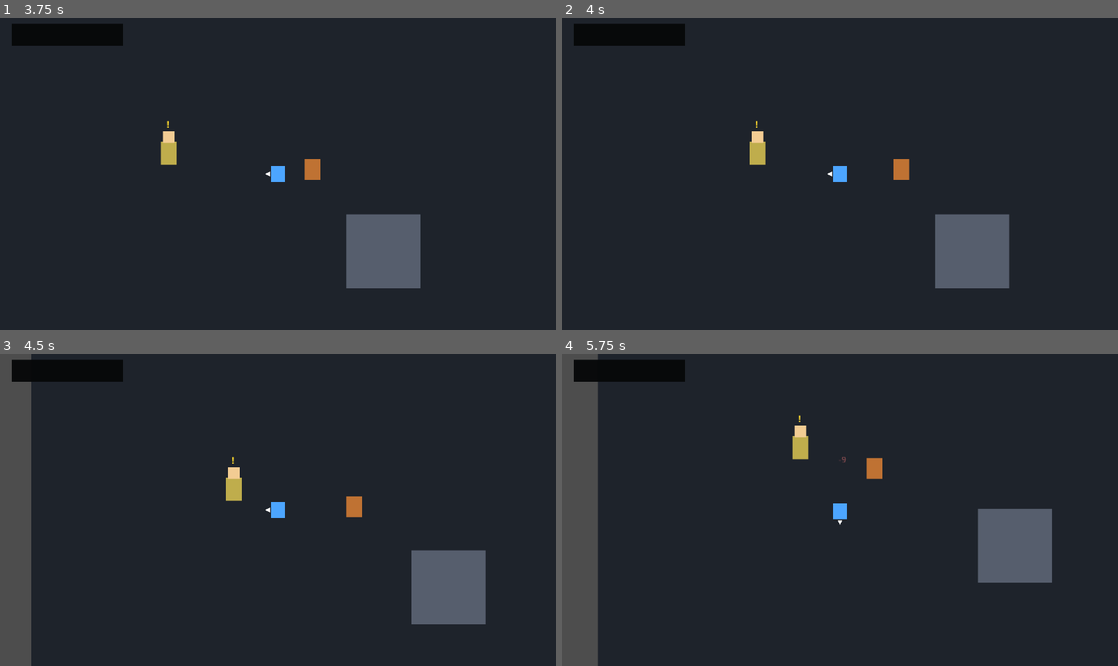
Above: before the commit, frames 1-4 (two rows, left to right).
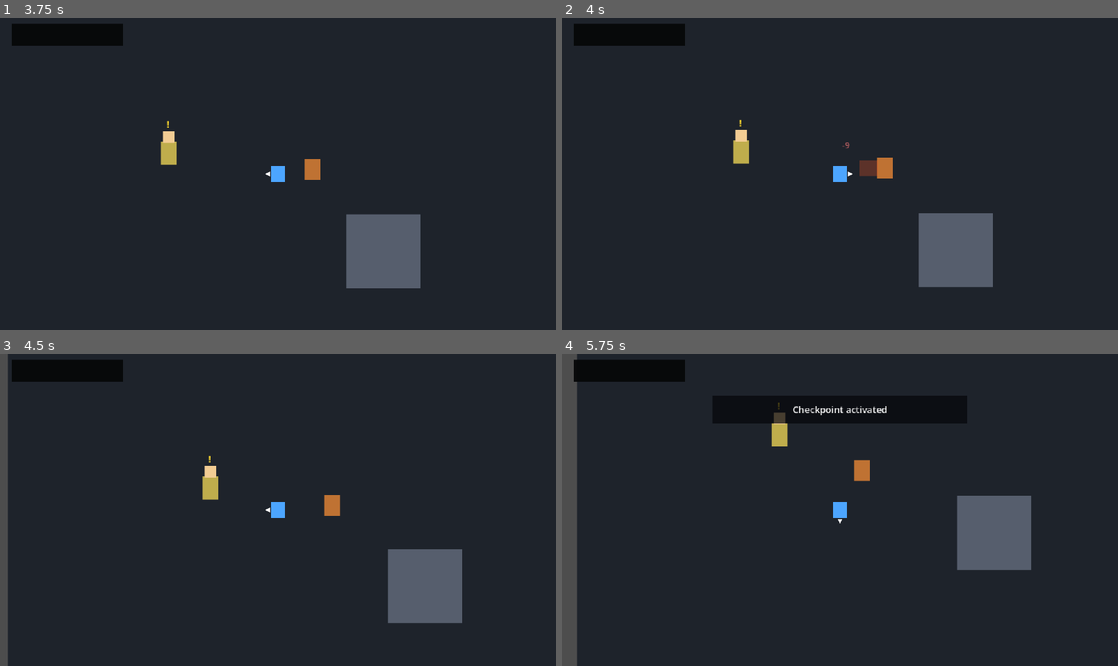
Above: after the commit, the same moments.

Repository: kikajima/dragonballsoullegacy
Game: Godot game, scene res://scenes/bootstrap/bootstrap.tscn
Same seed, same stepped clock (60 frames per second), same inputs: the game is played once before the commit and once after it.
Inputs:
- Up to frame 1 (3.75 s): tap Enter (ui_accept) at 0.5, 0.77, 1.52, 3.02, 3.5 s; hold D (move_right) 0.53-1.28 s; tap J (attack) at 0.6 s; hold S (move_down) 1.28-2.03 s; tap Shift (block) at 1.35 s; hold D (move_right) 2.03-2.78 s; hold L (charge_ki) 2.03-2.78 s; hold W (move_up) 2.78-3.53 s; tap Space (dash) at 2.85 s; hold A (move_left) from 3.53 s (still down); hold E (interact) from 3.53 s (still down)
- Up to frame 2 (4 s): keep holding A (move_left); keep holding E (interact); tap Enter (ui_accept) at 3.77 s
- Up to frame 3 (4.5 s): keep holding A (move_left); release E (interact) at 4.28 s; tap K (ki_blast) at 4.35 s
- Up to frame 4 (5.75 s): tap Enter (ui_accept) at 4.52 s; release A (move_left) at 5.03 s; hold S (move_down) from 5.03 s (still down); tap I (kick) at 5.1 s

Frame 1 is identical in both runs. In frame 2, 2.7% of the frame differs, in the area x 30-81%, y 32-87%; in frame 3, 7.1%; in frame 4, 7.2%, in the area x 2-89%, y 0-100%.

Commit message:
balance: guarantee training enemy melee contact at attack range

Diff:
--- a/actors/enemies/debug_goku_enemy.tscn
+++ b/actors/enemies/debug_goku_enemy.tscn
@@ -26,7 +26,7 @@
 size = Vector2(14, 18)
 
 [sub_resource type="RectangleShape2D" id="AttackShape"]
-size = Vector2(24, 24)
+size = Vector2(26, 26)
 
 [node name="DebugGokuEnemy" type="CharacterBody2D" groups=["enemy"]]
 motion_mode = 1
